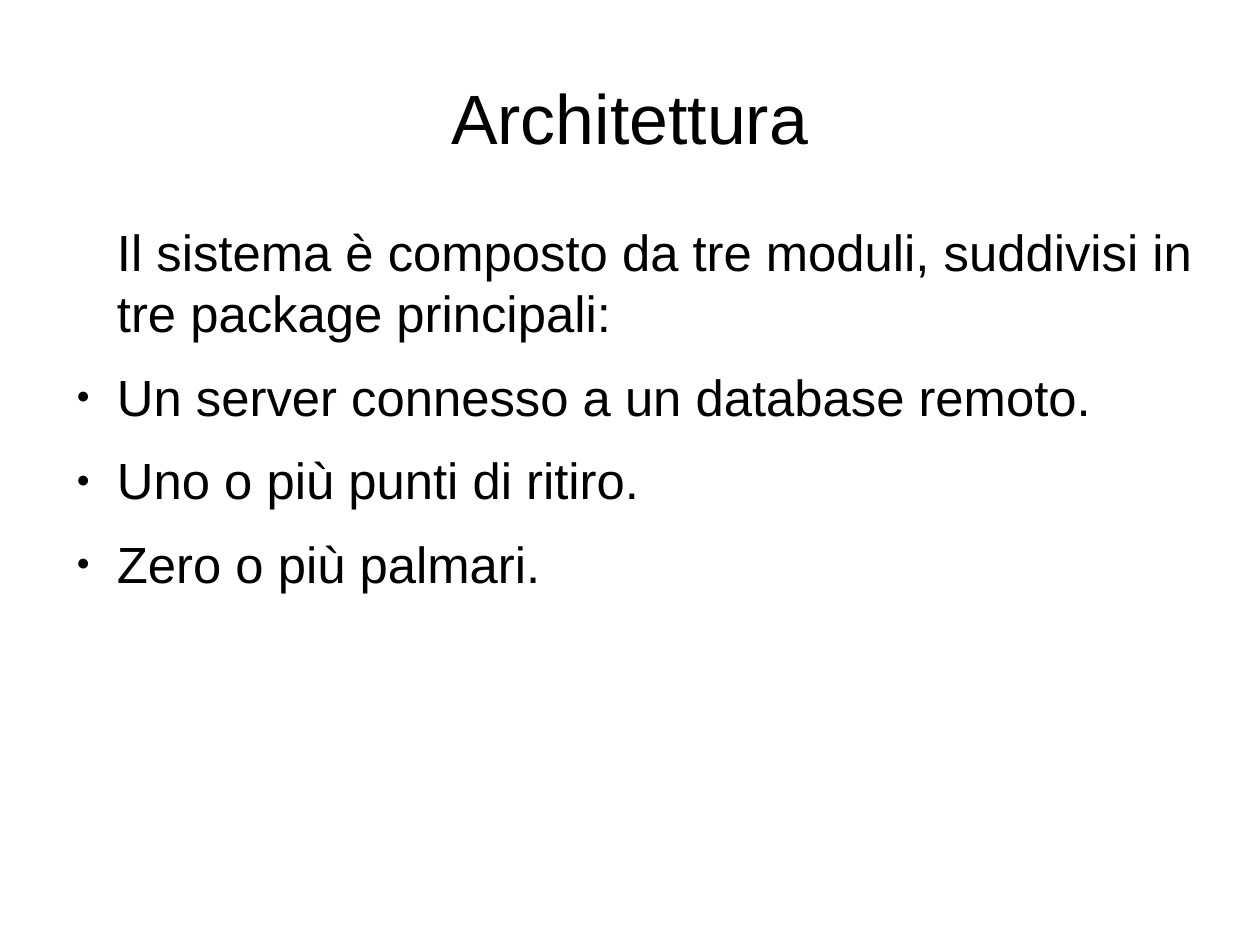
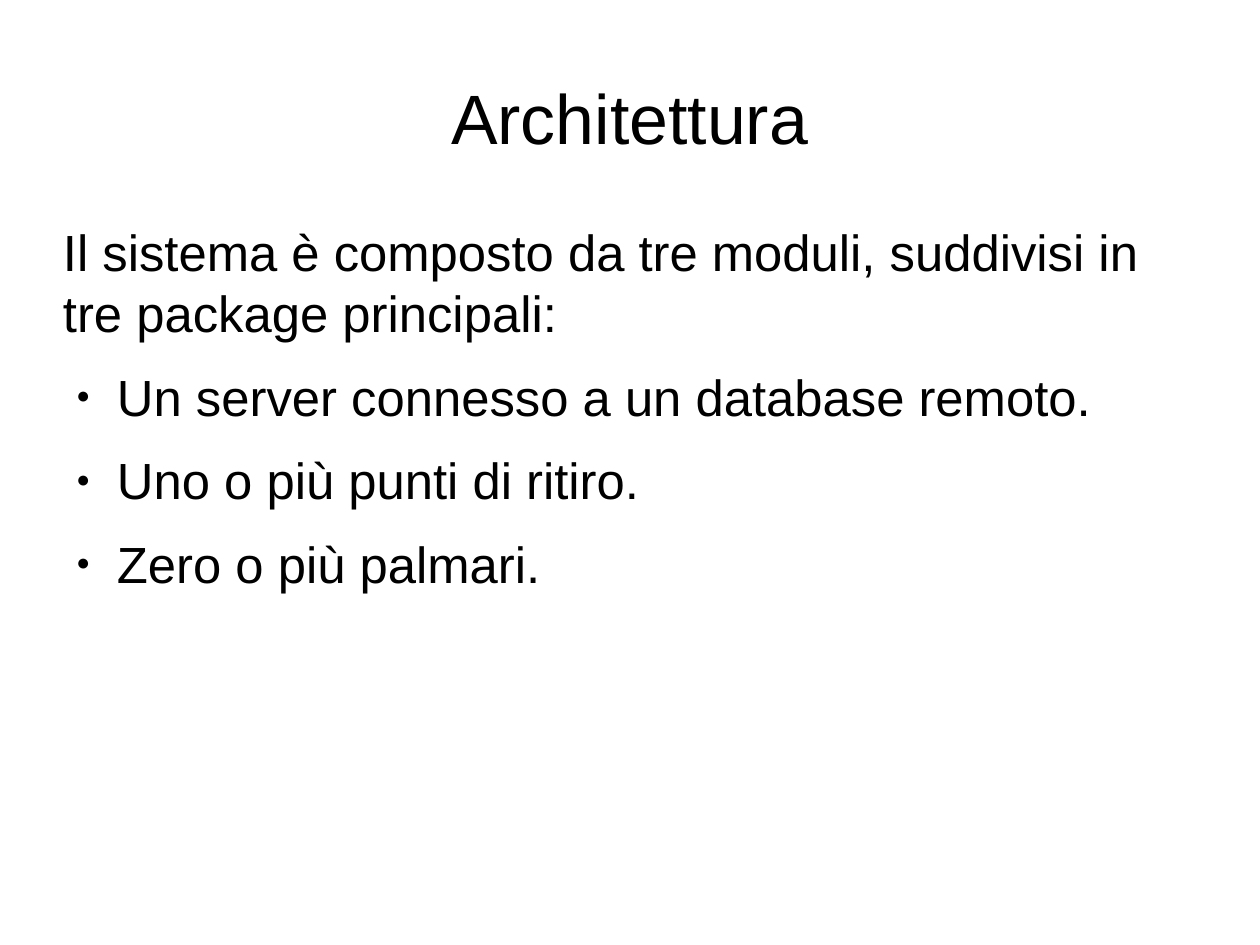
Before and after one commit to LeoCard1/Progetto-D19, a slide deck: slide 4 of PresentazioneProgettoD19.odp. Drawn at 1260x945 pixels with LibreOffice and Linux fonts; fonts in the diff are those of the drawing. Boxes give left, top, right and bottom in pixels: in the first picture for what was removed or moved away, otherwise in the second. Text is boxed around its words. In the diff, an @@ line names an element or a change of style, - is before the commit and + after.

```diff
--- a/PresentazioneProgettoD19.odp
+++ b/PresentazioneProgettoD19.odp
@@ text "Il sistema è composto da ..." at (x1=63, y1=233, x2=1138, y2=593): indent changed @@
```
Also in this commit, not shown: 23 other slides changed, 1 slide added, 1 other file.
